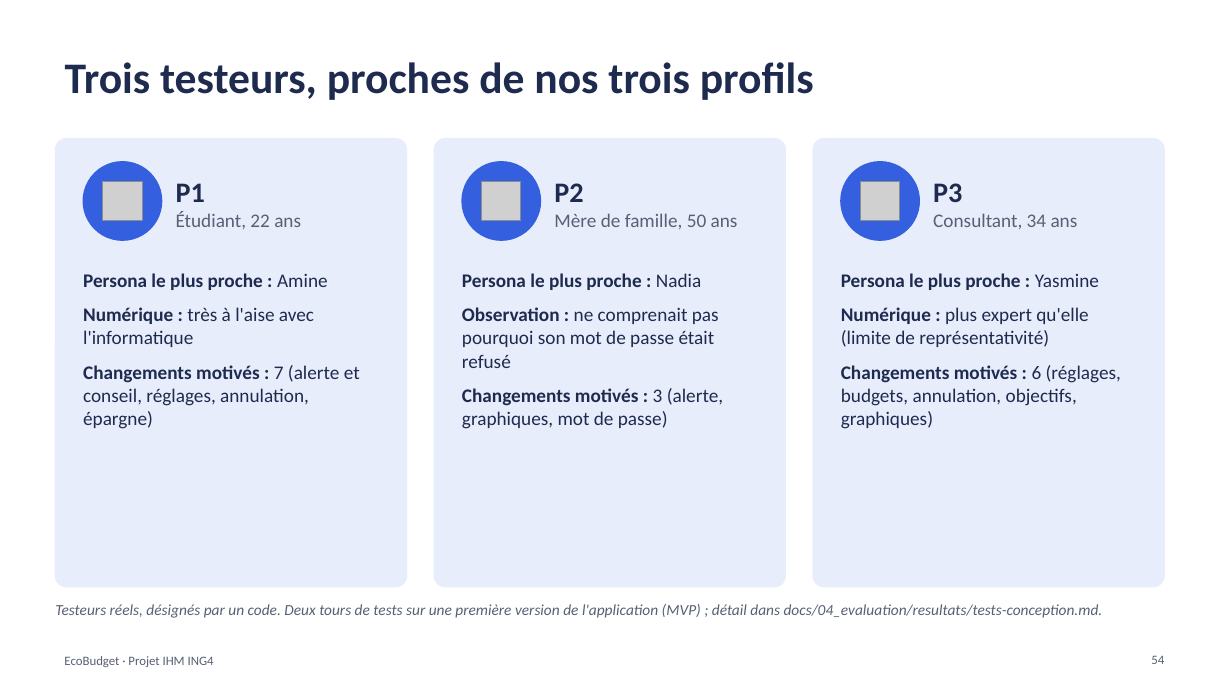
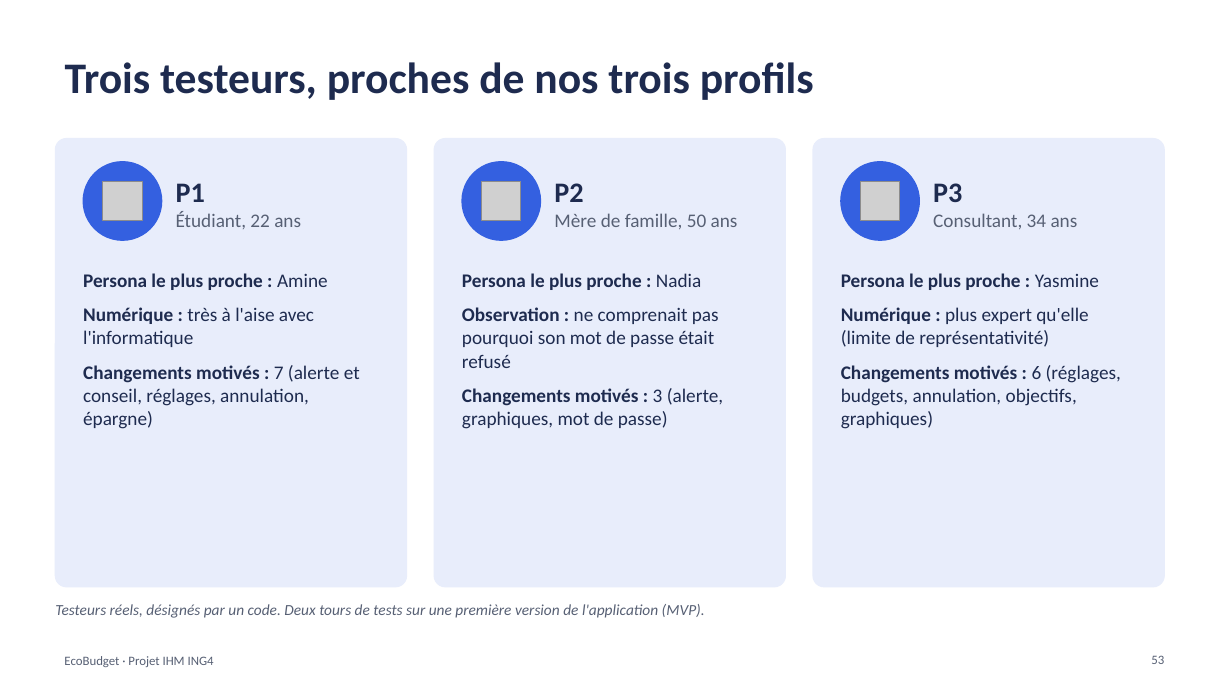
Before and after one commit to kaderouadahi/EcoBudget, a slide deck: slide 53 of livrables/EcoBudget.pptx (slide 54 before the commit). Drawn at 1232x693 pixels with LibreOffice and Linux fonts; fonts in the diff are those of the drawing; grey boxes stand for pictures. Boxes give left, top, right and bottom in pixels: in the first picture for what was removed or moved away, otherwise in the second. Text is boxed around its words. In the diff, an @@ line names an element or a change of style, - is before the commit and + after.

Commit message:
docs: diaporama, contradictions corrigées (conseil « Compris », deux boutons, historique demandé lors des tests, tests finaux terminés)

```diff
--- a/livrables/EcoBudget.pptx
+++ b/livrables/EcoBudget.pptx
@@ text at (55, 604, 705, 618): text changed @@
-Testeurs réels, désignés par un code. Deux tours de tests sur une première version de l'application (MVP) ; détail dans docs/04_evaluation/resultats/tests-conception.md.
+Testeurs réels, désignés par un code. Deux tours de tests sur une première version de l'application (MVP).
@@ page number at (1151, 655, 1164, 664): text changed @@
-54
+53
```
Also in this commit, not shown: 17 other slides changed, 1 slide removed, 1 other file.
